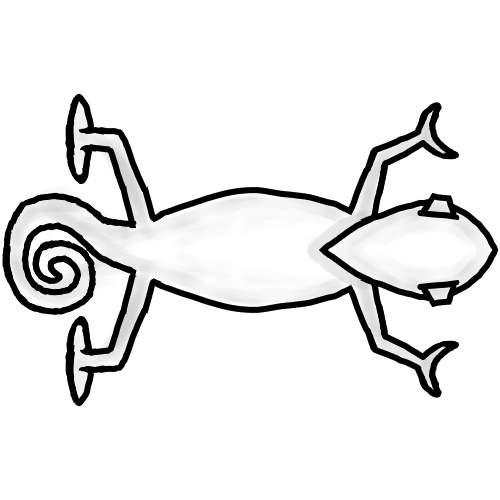
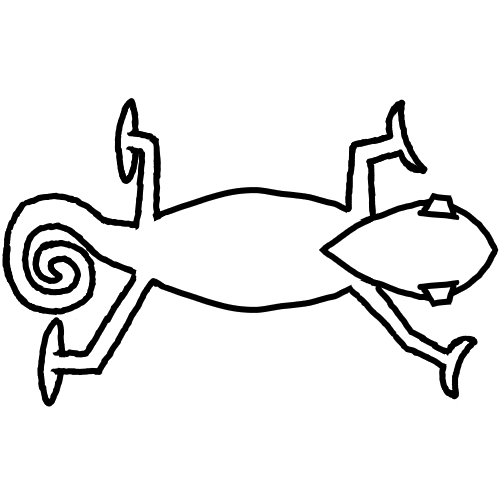
Layered file, before and after one edit (500×500). Changes by layer:
added layer "walk 2 flipped" above "walk 2 flipped limb fill" over [9, 93, 490, 407]
added layer "walk 2 flipped limb fill" above "walk 1 flipped" over [9, 93, 490, 407]
added layer "just the tail" above "walk 2 outline" over [9, 93, 490, 407]
added layer "body fill" above "outline combined" over [9, 93, 490, 407]
hid "limb outline", painted on it over [9, 93, 490, 407]
hid "body outline", painted on it over [9, 128, 490, 384]
renamed "shading" to "old shading", hid it, painted on it over [9, 93, 490, 407]
hid "fill", painted on it over [9, 93, 490, 407]
